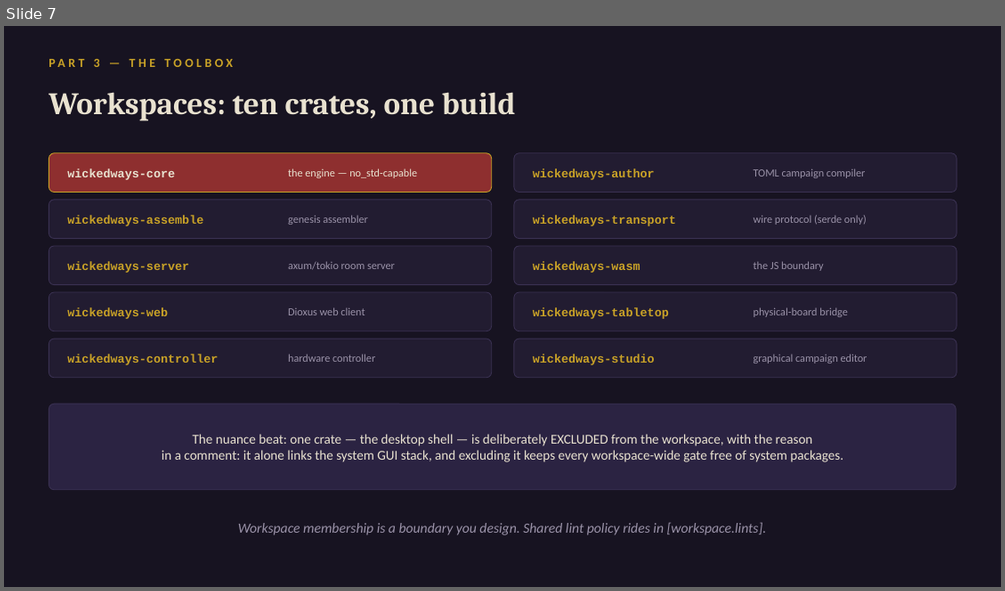
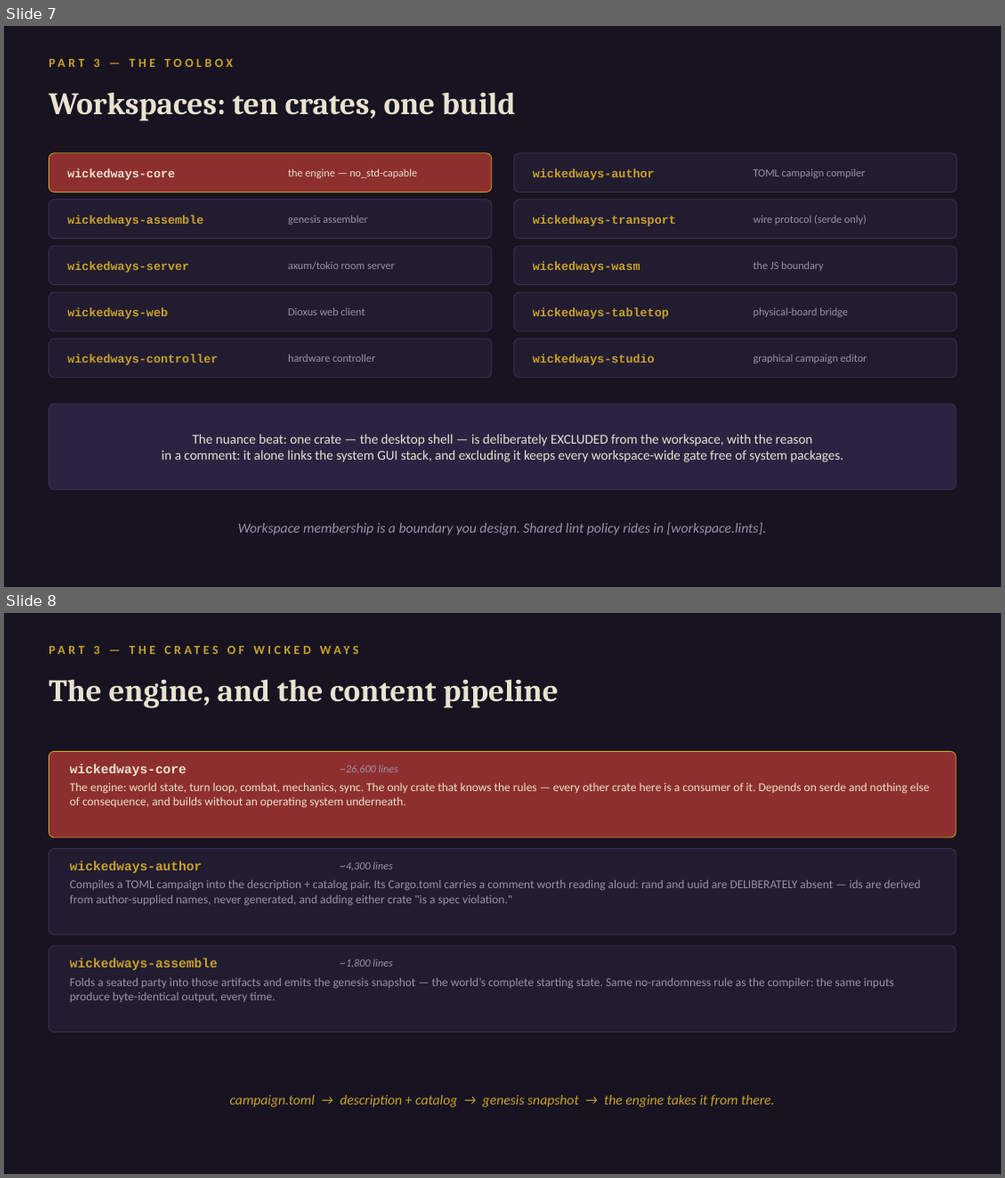
Before and after one commit to daniel0mullins/WickedWays, a slide deck: docs/talks/decks/05-rust-ecosystem.pptx. Shown one above the other, each under a label of ours: slide 7 before the commit, slides 7 and 8 after it. The pictures are 1005x591 and 1005x1178 pixels, drawn with LibreOffice and Linux fonts; fonts in the diff are those of the drawing. Boxes give left, top, right and bottom in pixels: in the first picture for what was removed or moved away, otherwise in the second. Text is boxed around its words. In the diff, an @@ line names an element or a change of style, - is before the commit and + after.

```diff
--- a/docs/talks/decks/05-rust-ecosystem.pptx
+++ b/docs/talks/decks/05-rust-ecosystem.pptx
@@ slide 8 added at <box>4,613,1001,1174</box>, background #171321 @@
@@ text added at <box>94,646,100,654</box>, 12 pt, text #C9A227, bold @@
+PART 3 — THE CRATES OF WICKED WAYS
@@ text added at <box>48,679,558,708</box>, 30 pt, text #E9E2D0, bold @@
+The engine, and the content pipeline
@@ rounded rectangle added at <box>48,751,956,837</box>, fill #8E2F2F, outline #C9A227 0.75 pt @@
@@ text added at <box>70,763,186,776</box>, 12.5 pt, text #E9E2D0, bold @@
+wickedways-core
@@ text added at <box>340,764,398,773</box>, 10.5 pt, text #9A92A8, italic @@
+~26,600 lines
@@ text added at <box>70,782,930,808</box>, 11.5 pt, text #E9E2D0 @@
+The engine: world state, turn loop, combat, mechanics, sync. The only crate that knows the rules — every other crate here is a consumer of it. Depends on serde and nothing else of consequence, and builds without an operating system underneath.
@@ rounded rectangle added at <box>48,849,956,934</box>, fill #221C31, outline #3A3152 0.75 pt @@
@@ text added at <box>70,861,202,873</box>, 12.5 pt, text #C9A227, bold @@
+wickedways-author
@@ text added at <box>340,861,392,870</box>, 10.5 pt, text #9A92A8, italic @@
+~4,300 lines
@@ text added at <box>70,880,921,905</box>, 11.5 pt, text #9A92A8 @@
+Compiles a TOML campaign into the description + catalog pair. Its Cargo.toml carries a comment worth reading aloud: rand and uuid are DELIBERATELY absent — ids are derived from author-supplied names, never generated, and adding either crate "is a spec violation."
@@ rounded rectangle added at <box>48,946,956,1032</box>, fill #221C31, outline #3A3152 0.75 pt @@
@@ text added at <box>70,958,218,970</box>, 12.5 pt, text #C9A227, bold @@
+wickedways-assemble
@@ text added at <box>340,958,392,967</box>, 10.5 pt, text #9A92A8, italic @@
+~1,800 lines
@@ text added at <box>70,978,894,1002</box>, 11.5 pt, text #9A92A8 @@
+Folds a seated party into those artifacts and emits the genesis snapshot — the world’s complete starting state. Same no-randomness rule as the compiler: the same inputs produce byte-identical output, every time.
@@ text added at <box>230,1094,775,1107</box>, 13.5 pt, text #C9A227, italic @@
+campaign.toml → description + catalog → genesis snapshot → the engine takes it from there.
```
Also in this commit, not shown: 3 other slides added, 1 other file.
